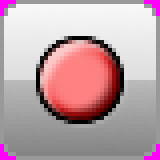
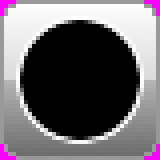
Two versions of the same layered image (160px x 160px). Layer-by-layer changes:
removed layer "Drop Shadow #4" (was 80%) over [40, 40, 120, 120]
removed layer "Drop Shadow #3" (was 50%) over [40, 40, 120, 120]
moved "Layer #2" above "Layer #5", painted on it over [4, 4, 156, 140]
moved "Layer #5" above "Layer", painted on it over [16, 16, 144, 144]
removed layer "Drop Shadow #1" (was 90%) over [40, 40, 128, 128]
removed layer "Drop Shadow" (was 90%) over [40, 40, 120, 120]
hid "Layer", moved it above "Layer #4", painted on it over [4, 4, 156, 156]
painted on "Layer #4" over [4, 4, 156, 156]
painted on "Layer #3" over [4, 4, 156, 120]
painted on "Layer #1" over [4, 4, 156, 156]
